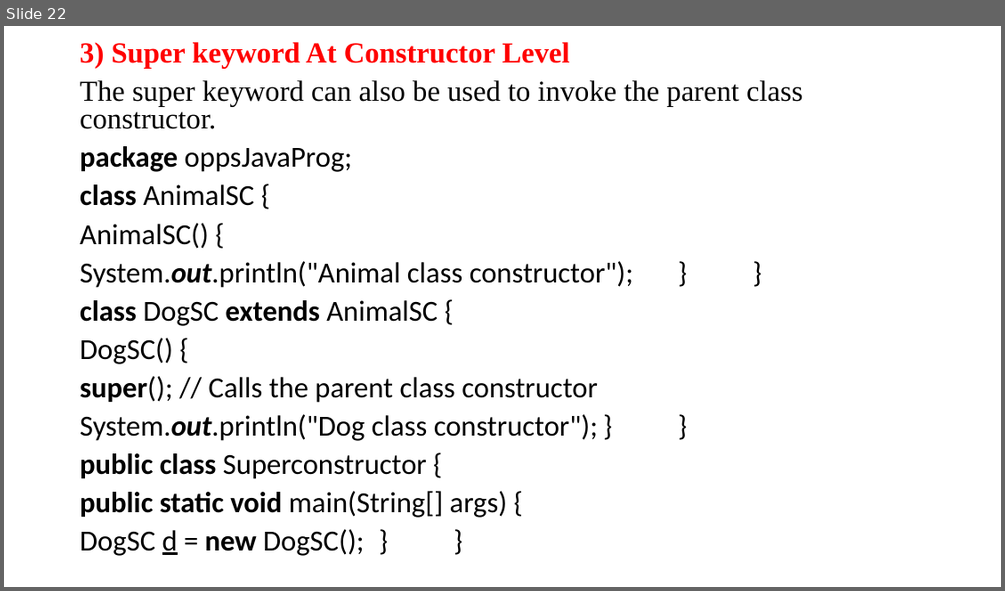
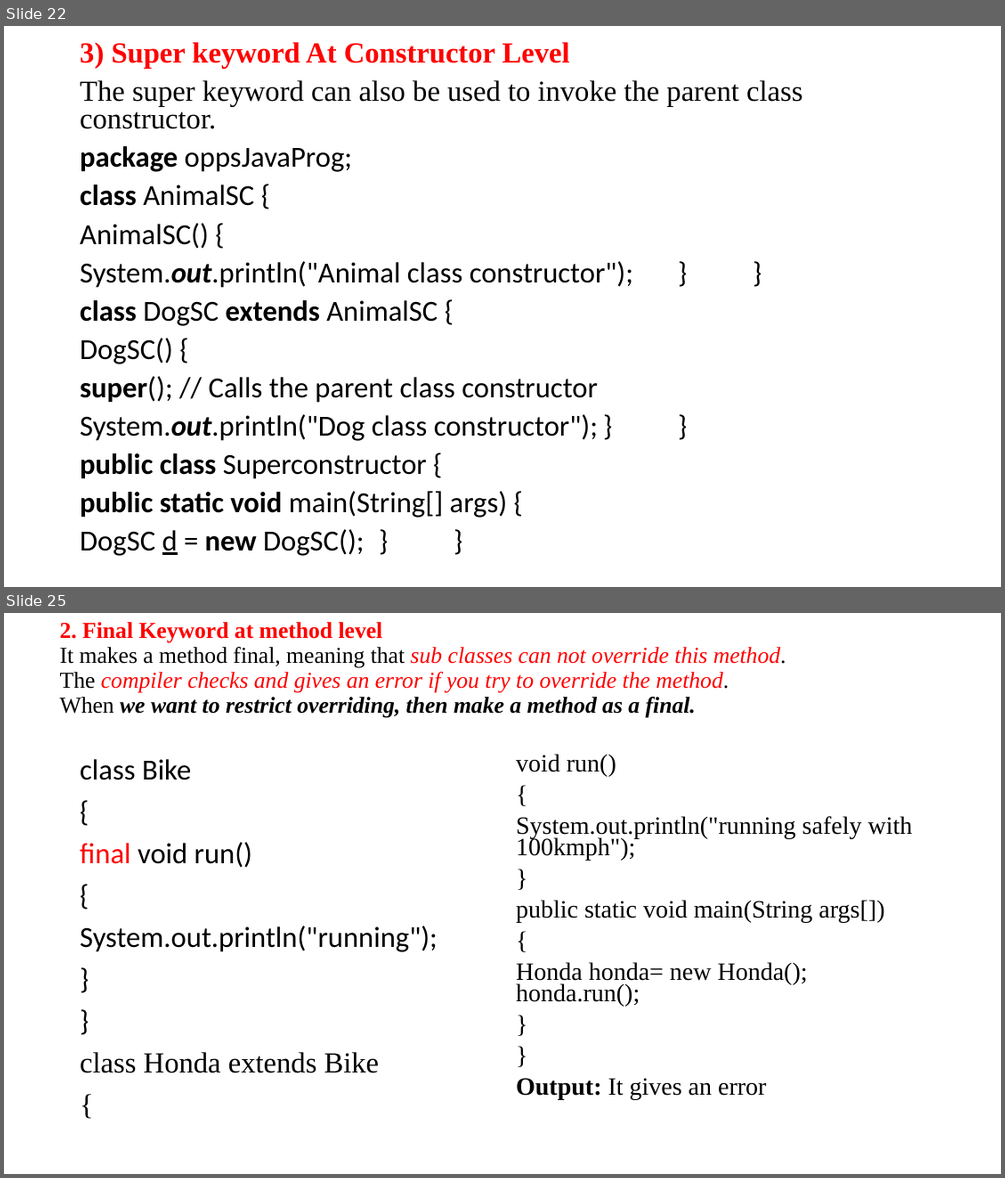
Before and after one commit to anvesh1987/Java-Programs-CSE-G, a slide deck: UNIT –II.ppt. Shown one above the other, each under a label of ours: slide 22 before the commit, slides 22 and 25 after it; the slides between them are not shown. The pictures are 1005x591 and 1005x1178 pixels, drawn with LibreOffice and Linux fonts; fonts in the diff are those of the drawing. Boxes give left, top, right and bottom in pixels: in the first picture for what was removed or moved away, otherwise in the second. Text is boxed around its words. In the diff, an @@ line names an element or a change of style, - is before the commit and + after.

```diff
--- a/UNIT –II.ppt
+++ b/UNIT –II.ppt
@@ slide 25 added at [4,613,1001,1174], background #FFFFFF @@
@@ title added at [60,622,786,717], 22 pt, text #FF0000, italic @@
+2. Final Keyword at method level
+It makes a method final, meaning that sub classes can not override this method.
+The compiler checks and gives an error if you try to override the method.
+When we want to restrict overriding, then make a method as a final.
@@ text added at [80,759,437,1073], 28 pt, text #000000 @@
+class Bike
+{
+final void run()
+{
+System.out.println("running");
+}
+}
+class Honda extends Bike
+{
@@ text added at [516,754,913,1100], 24 pt, text #000000 @@
+void run()
+{
+System.out.println("running safely with 100kmph");
+}
+public static void main(String args[])
+{
+Honda honda= new Honda(); honda.run();
+}
+}
+Output: It gives an error
```
Also in this commit, not shown: 3 other slides added.
